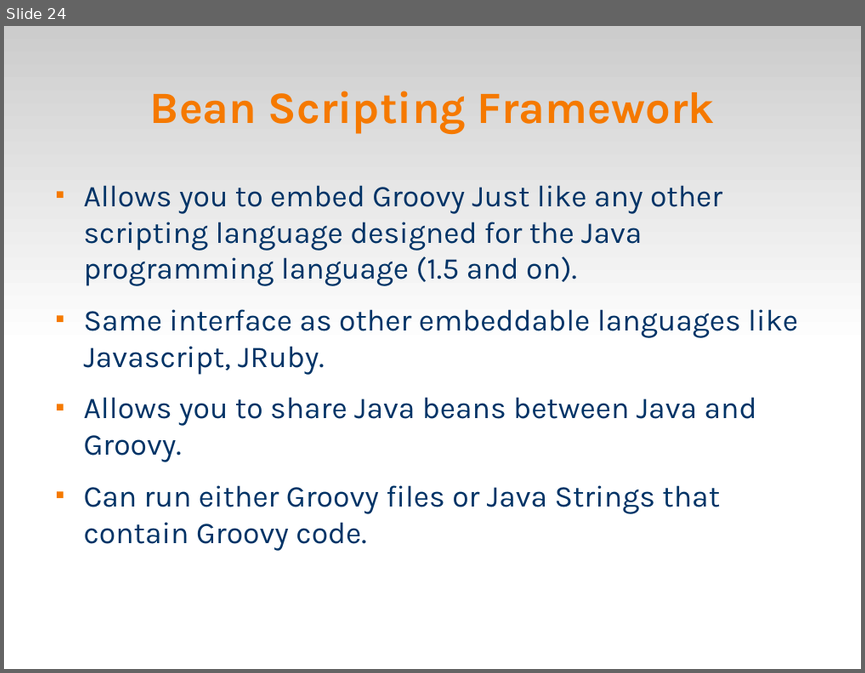
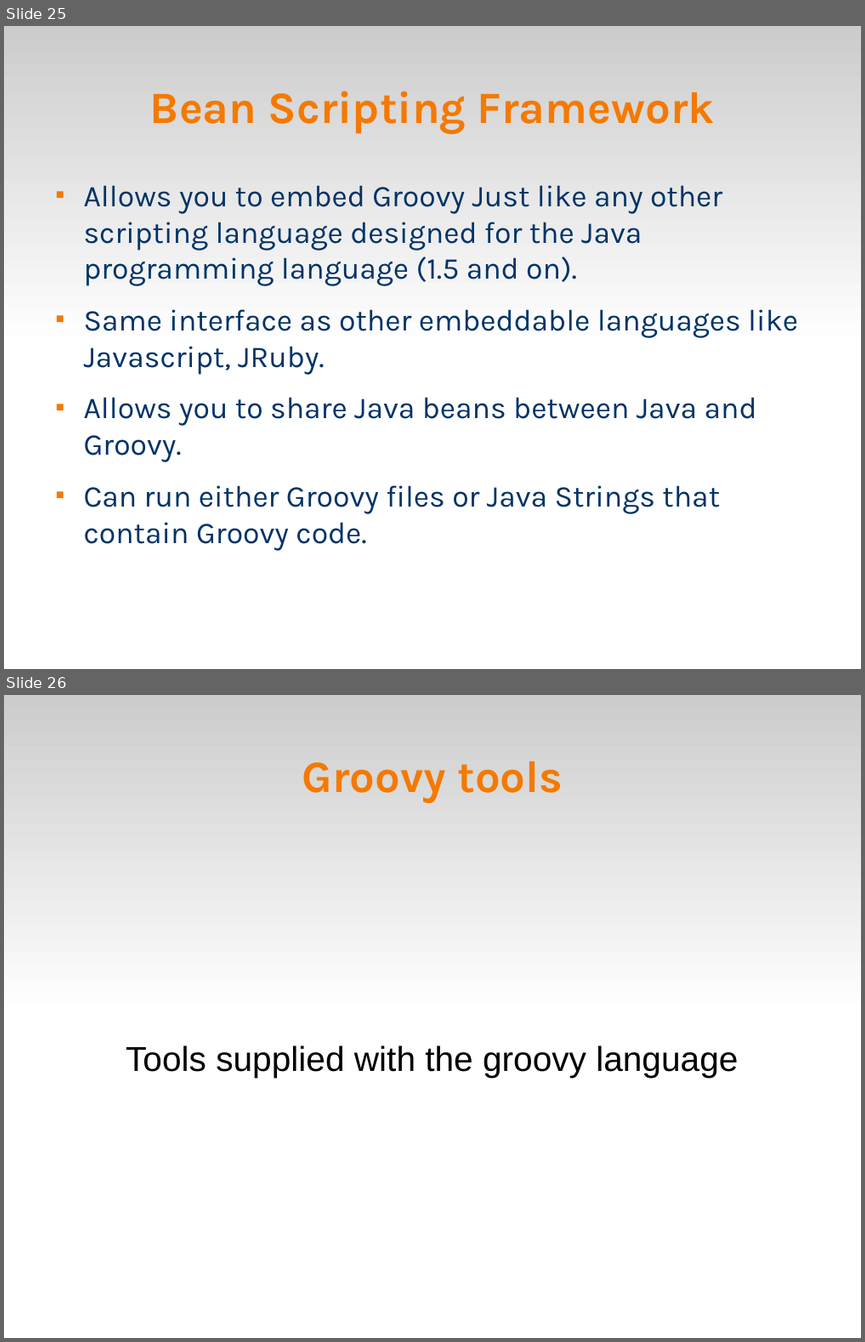
Before and after one commit to veltzer/demos, a slide deck: groovy/groovy.odp. Shown one above the other, each under a label of ours: slide 24 before the commit, slides 25 and 26 after it. The pictures are 865x673 and 865x1342 pixels, drawn with LibreOffice and Linux fonts; fonts in the diff are those of the drawing. Boxes give left, top, right and bottom in pixels: in the first picture for what was removed or moved away, otherwise in the second. Text is boxed around its words. In the diff, an @@ line names an element or a change of style, - is before the commit and + after.

Commit message:
groovysh examples

```diff
--- a/groovy/groovy.odp
+++ b/groovy/groovy.odp
@@ slide 26 added at bbox=[4, 695, 861, 1338], background #FFFFFF; not listed: 1 template element that a slide beside it also shows @@
@@ title added at bbox=[302, 761, 562, 803], 41.4 pt, text #F57900, bold @@
+Groovy tools
@@ subtitle added at bbox=[126, 1045, 738, 1077], 32 pt, text #000000 @@
+Tools supplied with the groovy language
@@ what was slide 24 is now slide 25 @@
```
Also in this commit, not shown: 1 slide changed, 6 other slides added, 2 other files.
